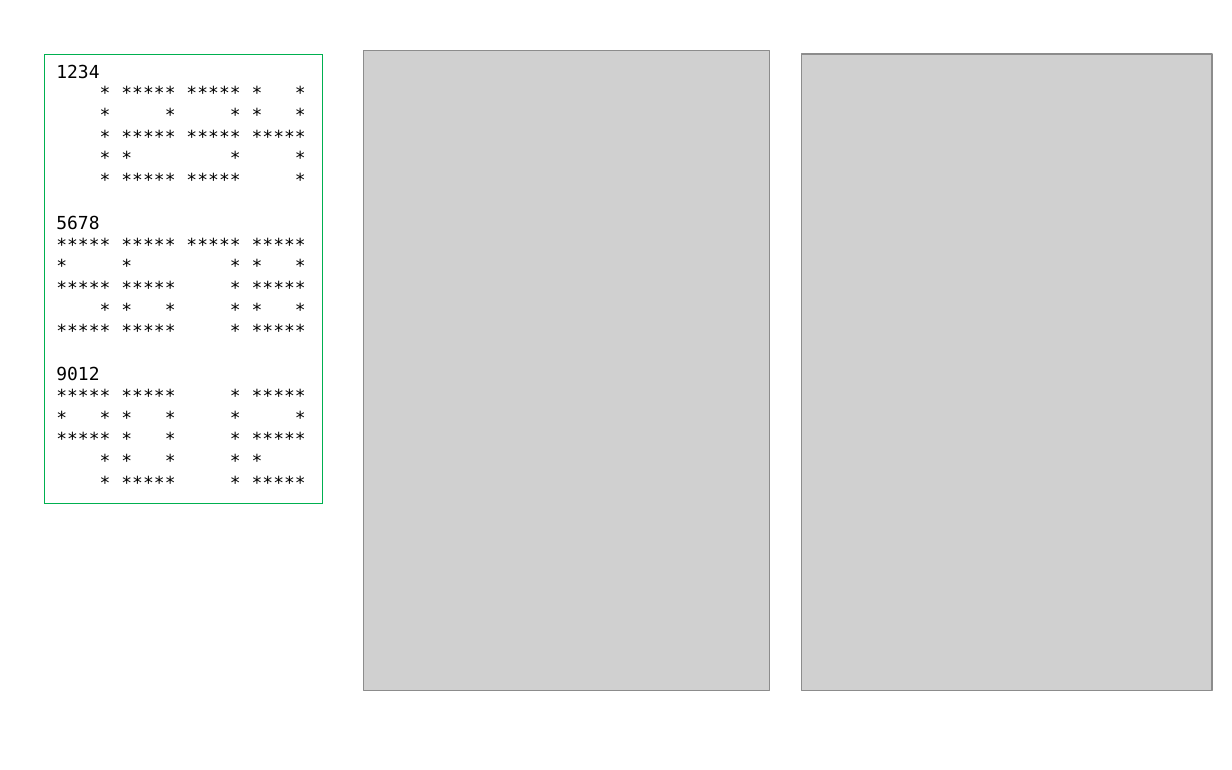
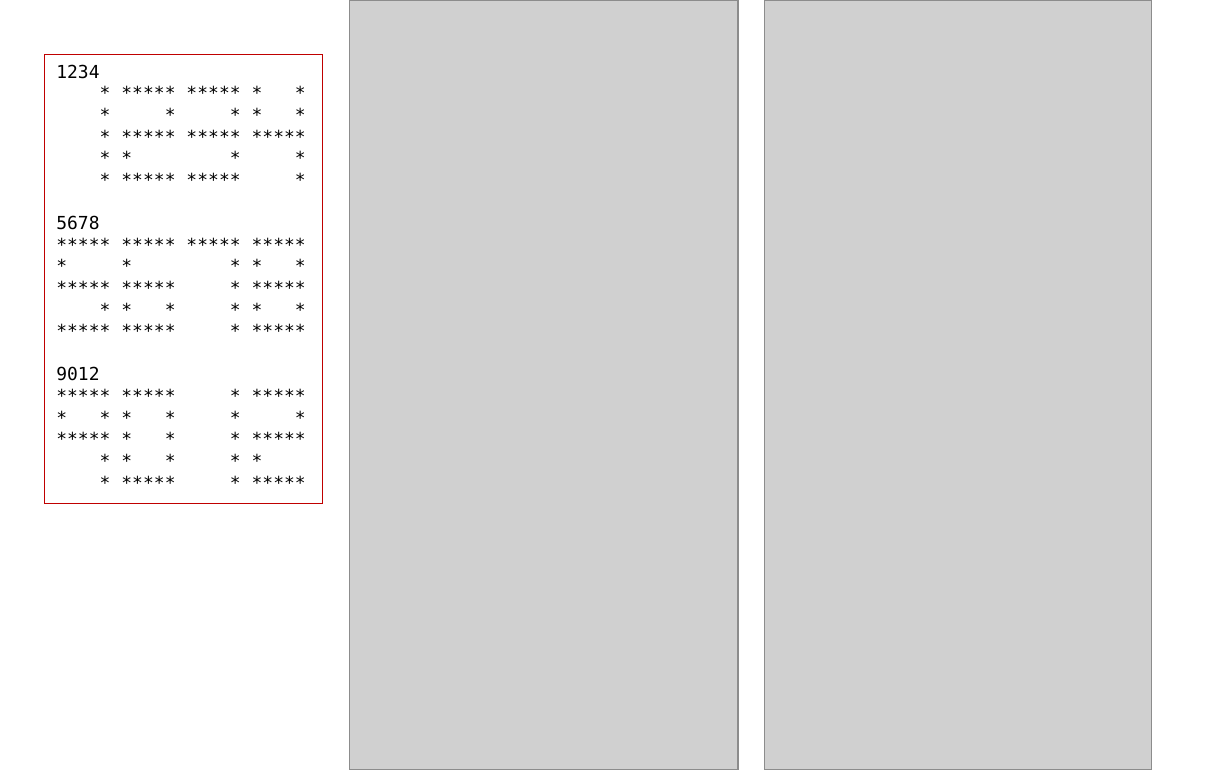
Before and after one commit to d823944/Python4Us, a slide deck: slide 3 of Slide_ITSA_Basics/ITSA Basics_01_05.pptx. Drawn at 1232x770 pixels with LibreOffice and Linux fonts; fonts in the diff are those of the drawing; grey boxes stand for pictures; background and template pictures are left out. Boxes give left, top, right and bottom in pixels: in the first picture for what was removed or moved away, otherwise in the second. Text is boxed around its words. In the diff, an @@ line names an element or a change of style, - is before the commit and + after.

```diff
--- a/Slide_ITSA_Basics/ITSA Basics_01_05.pptx
+++ b/Slide_ITSA_Basics/ITSA Basics_01_05.pptx
@@ picture: place and size @@
-picture at (363,51,769,691)
+picture at (349,0,738,770)
@@ picture: place and size @@
-picture at (801,54,1211,691)
+picture at (765,0,1152,770)
@@ rectangle "1234" at (44,54,323,503): outline #00B050 0.75 pt to #C00000 0.75 pt @@
```
Also in this commit, not shown: 1 slide added, 1 slide removed.
